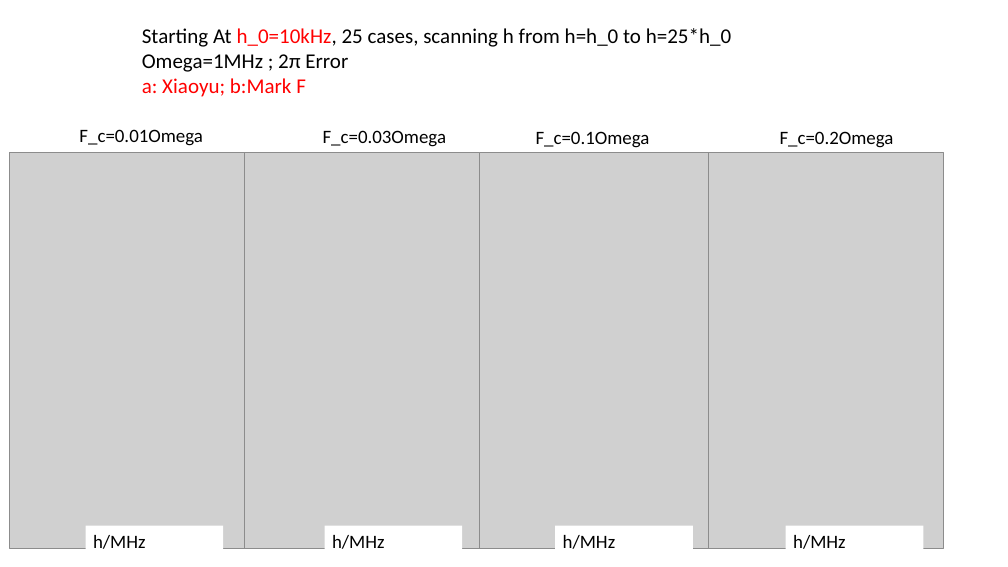
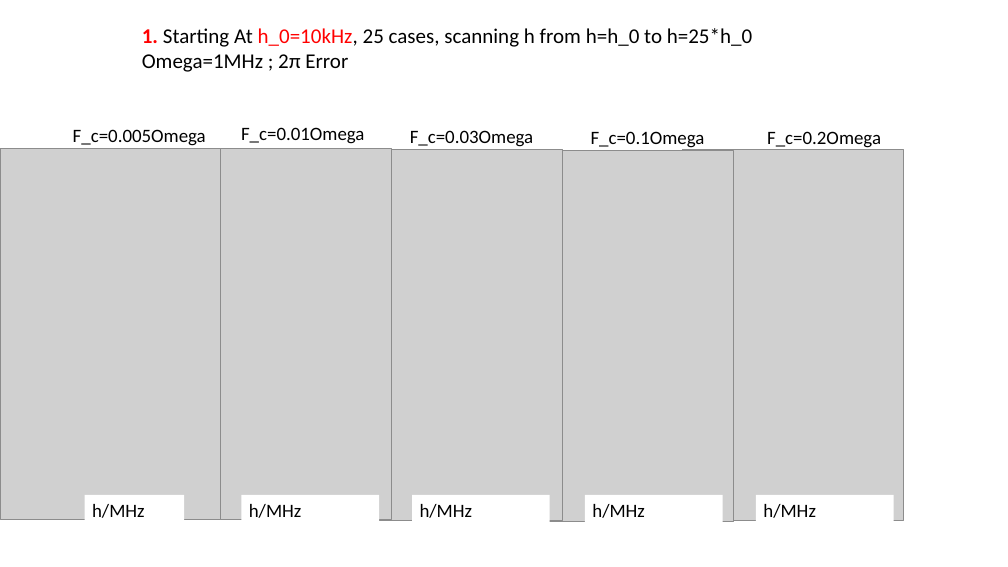
Before and after one commit to xjiang103/LaserNoise, a slide deck: slide 1 of lnpaper/quasistatic_1p/Presentation1.pptx. Drawn at 1008x567 pixels with LibreOffice and Linux fonts; fonts in the diff are those of the drawing; grey boxes stand for pictures. Boxes give left, top, right and bottom in pixels: in the first picture for what was removed or moved away, otherwise in the second. Text is boxed around its words. In the diff, an @@ line names an element or a change of style, - is before the commit and + after.

```diff
--- a/lnpaper/quasistatic_1p/Presentation1.pptx
+++ b/lnpaper/quasistatic_1p/Presentation1.pptx
@@ text at box(142, 28, 752, 47): text changed @@
-Starting At h_0=10kHz, 25 cases, scanning h from h=h_0 to h=25*h_0
+1. Starting At h_0=10kHz, 25 cases, scanning h from h=h_0 to h=25*h_0
@@ text at box(142, 78, 306, 97): paragraph removed @@
-a: Xiaoyu; b:Mark F
@@ picture: place and size @@
-picture at box(10, 153, 245, 549)
+picture at box(0, 148, 221, 520)
@@ text at box(73, 129, 206, 146): text changed @@
-F_c=0.01Omega
+F_c=0.005Omega
@@ picture added at box(171, 148, 392, 520) @@
@@ text added at box(241, 127, 364, 144), 18 pt, text #000000 @@
+F_c=0.01Omega
@@ text "F_c=0.03Omega": place and size @@
-text "F_c=0.03Omega" at box(323, 130, 446, 147)
+text "F_c=0.03Omega" at box(410, 130, 533, 147)
@@ text "F_c=0.1Omega": place and size @@
-text "F_c=0.1Omega" at box(536, 131, 650, 148)
+text "F_c=0.1Omega" at box(591, 131, 705, 150)
@@ text "F_c=0.2Omega": place and size @@
-text "F_c=0.2Omega" at box(780, 131, 894, 148)
+text "F_c=0.2Omega" at box(767, 131, 881, 150)
@@ picture removed at box(245, 152, 480, 548) @@
@@ picture added at box(342, 150, 563, 521) @@
@@ picture: place and size @@
-picture at box(473, 153, 709, 549)
+picture at box(513, 150, 734, 522)
@@ picture: place and size @@
-picture at box(709, 152, 944, 548)
+picture at box(683, 150, 904, 521)
@@ rectangle "h/MHz": place and size @@
-rectangle "h/MHz" at box(85, 526, 223, 556)
+rectangle "h/MHz" at box(85, 495, 185, 526)
@@ rectangle "h/MHz": place and size @@
-rectangle "h/MHz" at box(324, 526, 462, 556)
+rectangle "h/MHz" at box(241, 495, 379, 526)
@@ rectangle "h/MHz": place and size @@
-rectangle "h/MHz" at box(555, 526, 693, 556)
+rectangle "h/MHz" at box(412, 495, 550, 526)
@@ rectangle added at box(585, 495, 723, 526), fill #FFFFFF, 18 pt, text #000000 @@
+h/MHz
@@ rectangle "h/MHz": place and size @@
-rectangle "h/MHz" at box(786, 526, 923, 556)
+rectangle "h/MHz" at box(756, 495, 894, 526)
```
Also in this commit, not shown: 2 other slides changed, 21 other files.
